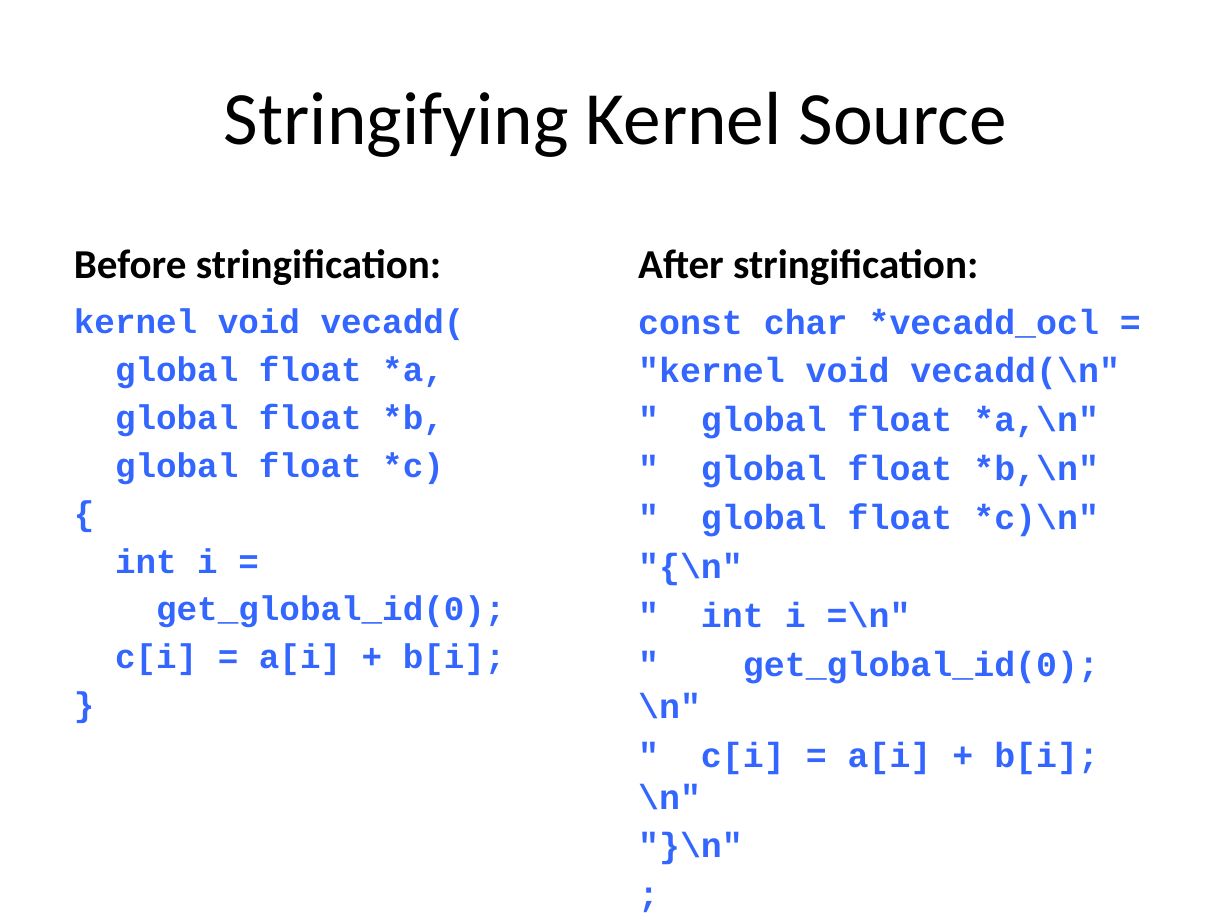
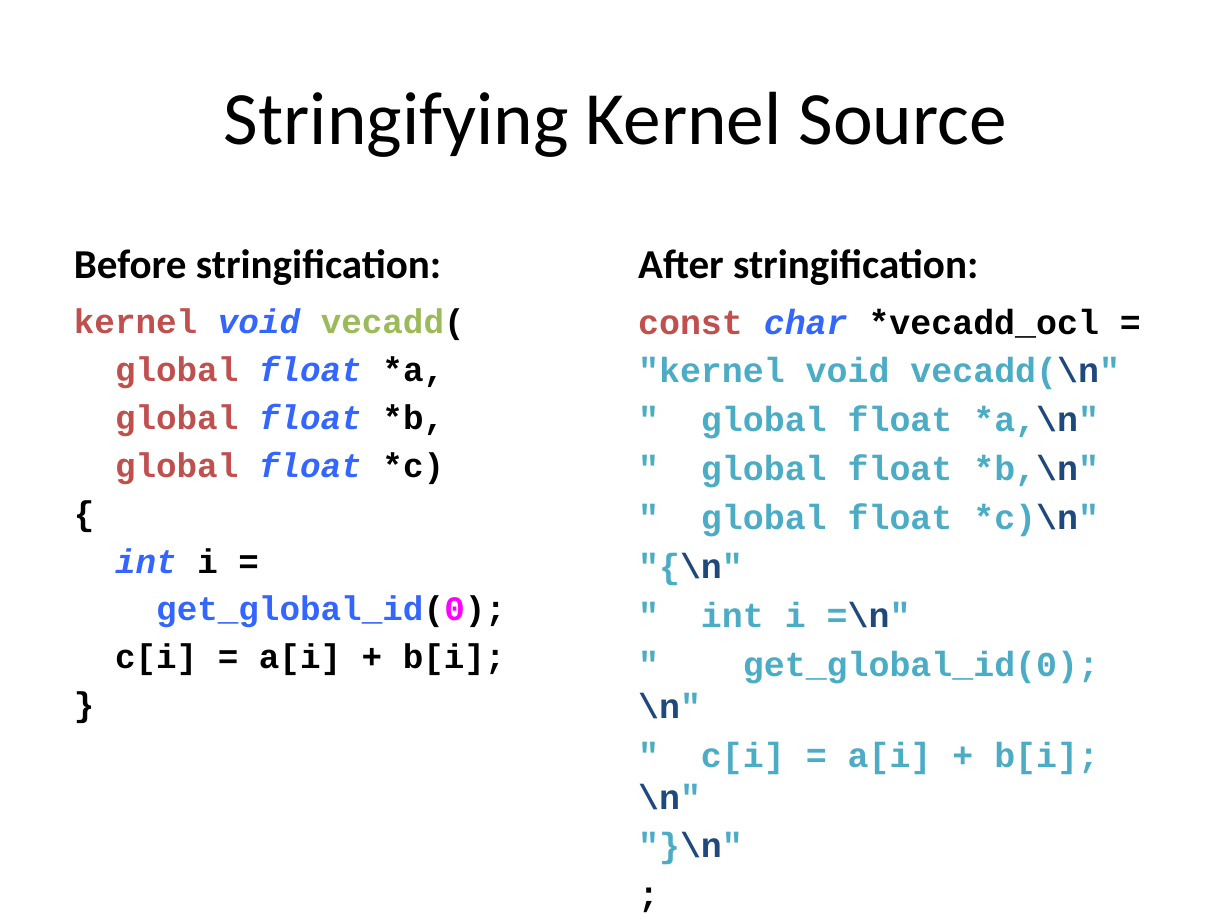
Before and after one commit to UoB-HPC/opencl-training-code, a slide deck: slide 3 of slides/advanced_part2.pptx. Drawn at 1232x924 pixels with LibreOffice and Linux fonts; fonts in the diff are those of the drawing. Boxes give left, top, right and bottom in pixels: in the first picture for what was removed or moved away, otherwise in the second. Text is boxed around its words. In the diff, an @@ line names an element or a change of style, - is before the commit and + after.

```diff
--- a/slides/advanced_part2.pptx
+++ b/slides/advanced_part2.pptx
@@ text "kernel void vecadd(" at box(74, 308, 506, 675): text colour #3366FF to #C0504D in "kernel", "global", "global", "global"; text colour #3366FF to #9BBB59 in "vecadd("; text colour #3366FF to #000000 in "vecadd(", "*a,", "*b,", "*c)" and 5 more places; italic on in "void", "float", "float", "float" and 1 more places; text colour #3366FF to #FF00FF in "get_global_id(0);" @@
@@ text "const char *vecadd_ocl =" at box(638, 309, 1119, 810): text colour #3366FF to #C0504D in "const"; text colour #3366FF to #000000 in "*vecadd_ocl =", ";"; italic on in "char"; text colour #3366FF to #4BACC6 in ""kernel void vecadd(\n"", "" global float *a,\n"", "" global float *b,\n"", "" global float *c)\n"" and 5 more places; text colour #3366FF to #1F497D in "vecadd(\n"", "*a,\n"", "*b,\n"", "*c)\n"" and 5 more places @@
```
Also in this commit, not shown: 3 other slides changed, 3 other files.
